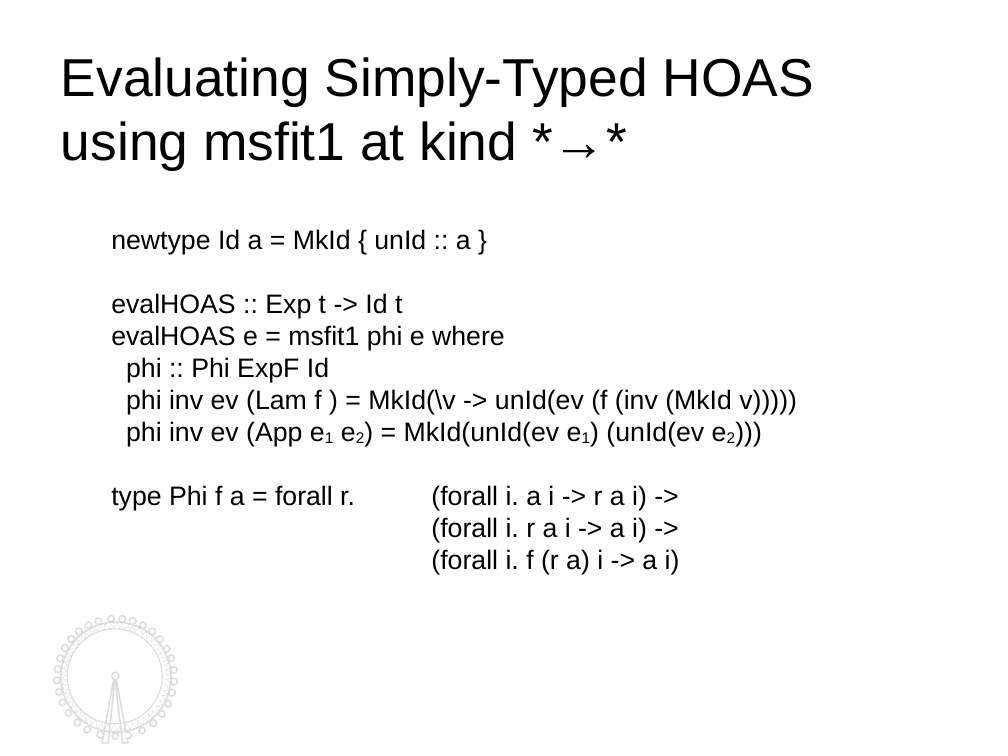
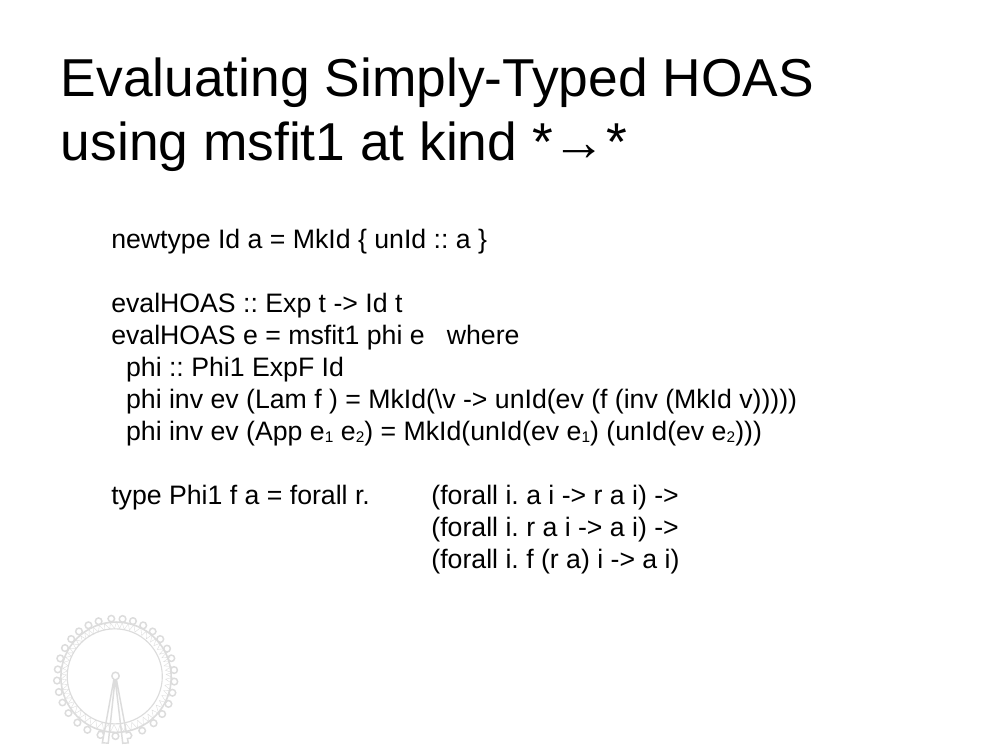
Before and after one commit to kyagrd/naxPapers, a slide deck: slide 12 of draft/TYPES13/ppt/myslide.odp (slide 7 before the commit). Drawn at 1008x756 pixels with LibreOffice and Linux fonts; fonts in the diff are those of the drawing. Boxes give left, top, right and bottom in pixels: in the first picture for what was removed or moved away, otherwise in the second. Text is boxed around its words. In the diff, an @@ line names an element or a change of style, - is before the commit and + after.

```diff
--- a/draft/TYPES13/ppt/myslide.odp
+++ b/draft/TYPES13/ppt/myslide.odp
@@ text at box(126, 356, 344, 381): text changed @@
-phi :: Phi ExpF Id
+phi :: Phi1 ExpF Id
@@ text at box(111, 484, 647, 509): text changed @@
-type Phi f a = forall r. (forall i. a i -> r a i) ->
+type Phi1 f a = forall r. (forall i. a i -> r a i) ->
```
Also in this commit, not shown: 6 other slides changed, 7 slides added, 2 slides removed, 3 other files.
